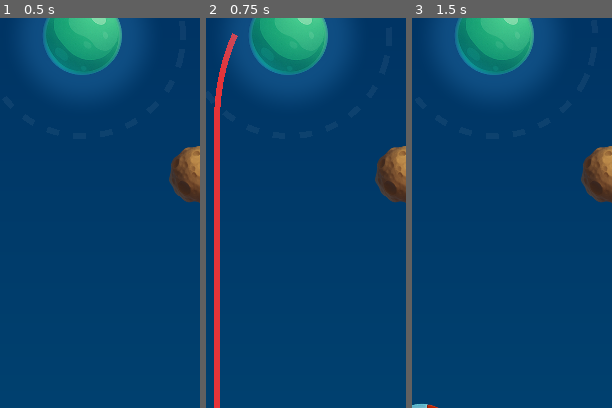
Above: before the commit, frames 1-3 (left to right).
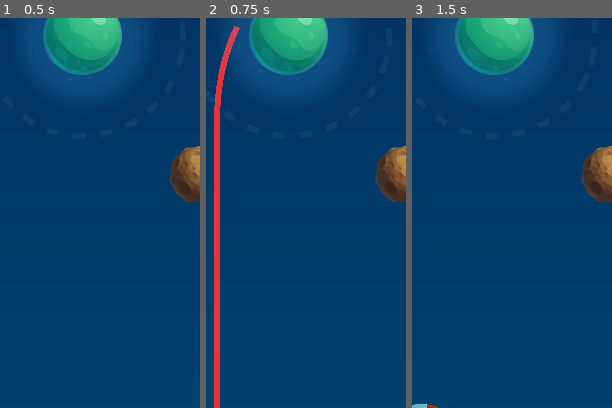
Above: after the commit, the same moments.

Repository: nbarkoch/spacecraft-launcher
Game: Godot game, scene res://scenes/game.tscn
Two runs of this game, one before a commit and one after it. Both use one fixed random seed, a clock stepped at 60 frames per second and the inputs below.
Inputs (mouse positions are % of the whole screen's width and height, from its top left):
- Up to frame 1 (0.5 s): no input
- Up to frame 2 (0.75 s): tap Enter at 0.5 s; move the mouse to (50, 95) at 0.52 s; press the mouse at (50, 95) at 0.53 s
- Up to frame 3 (1.5 s): tap Space at 1.25 s; move the mouse to (30, 54) at 1.27 s; release the mouse at (30, 54) at 1.28 s; click (30, 54) at 1.35 s
The pictures show only the part of the screen within x 47-97%, y 36-86%; the shares and areas given below are measured in that part.

Frame 1 is identical in both runs. In frame 2, 0.2% of the frame differs, in the area x 4-17%, y 2-23%; in frame 3, nothing differs.

Commit message:
unsure about prediciton

Diff:
--- a/scripts/slingshot.gd
+++ b/scripts/slingshot.gd
@@ -56,7 +56,7 @@
 				# Calculate and show trajectory prediction
 				var velocity = (center_pos - mouse_pos) * MULTIPLIER
 				trajectory_predictor.show_trajectory()
-				trajectory_predictor.update_prediction(mouse_pos, velocity * 0.825)
+				trajectory_predictor.update_prediction(mouse_pos, velocity * 0.87)
 
 			if Input.is_action_just_released("FINGER_TAP"):
 				var mouse_pos = get_global_mouse_position()
--- a/scripts/trajectory_predictor.gd
+++ b/scripts/trajectory_predictor.gd
@@ -63,22 +63,34 @@
 			if spacecraft_edge_distance <= planet.gravity_radius:
 				currently_in_gravity.append(planet)
 
-		# Remove planets that spacecraft has exited
-		for i in range(active_gravity_planets.size() - 1, -1, -1):
-			var planet = active_gravity_planets[i]
-			if not planet in currently_in_gravity:
-				active_gravity_planets.remove_at(i)
-
-		# Add planets that spacecraft has entered
+		# Handle zone transitions (matching planet script behavior)
+		# Check for new planet entries (this triggers exit_gravity_assist + new assist)
+		var new_planets = []
 		for planet in currently_in_gravity:
 			if not planet in active_gravity_planets:
-				active_gravity_planets.append(planet)
+				new_planets.append(planet)
 
-		# Apply gravity forces from all active planets
+		# If entering any new gravity zone, clear all previous and use the new one
+		# This simulates the planet script calling exit_gravity_assist() then creating new assist
+		if new_planets.size() > 0:
+			active_gravity_planets.clear()
+			# Use the first new planet encountered (deterministic behavior)
+			active_gravity_planets.append(new_planets[0])
+
+		# Remove planets that spacecraft has exited (only if no new entries)
+		if new_planets.size() == 0:
+			for i in range(active_gravity_planets.size() - 1, -1, -1):
+				var planet = active_gravity_planets[i]
+				if not planet in currently_in_gravity:
+					active_gravity_planets.remove_at(i)
+
+		# Apply gravity forces from the single active planet (if any)
 		var total_gravity_force = Vector2.ZERO
 		var in_gravity = active_gravity_planets.size() > 0
 
-		for planet in active_gravity_planets:
+		# Only apply gravity from one planet at a time (matching the game logic)
+		if active_gravity_planets.size() > 0:
+			var planet = active_gravity_planets[0]
 			var to_planet = planet.global_position - position
 			var distance = to_planet.length()
 
@@ -102,7 +114,7 @@
 		# Move position - EXACT like RigidBody2D but with micro steps
 		position += velocity * time_step
 
-		# Check for planet collision
+		# Check for planet collision (using planet_radius, not gravity_radius)
 		var collision_detected = false
 		for planet in planets:
 			if not planet or not is_instance_valid(planet):
